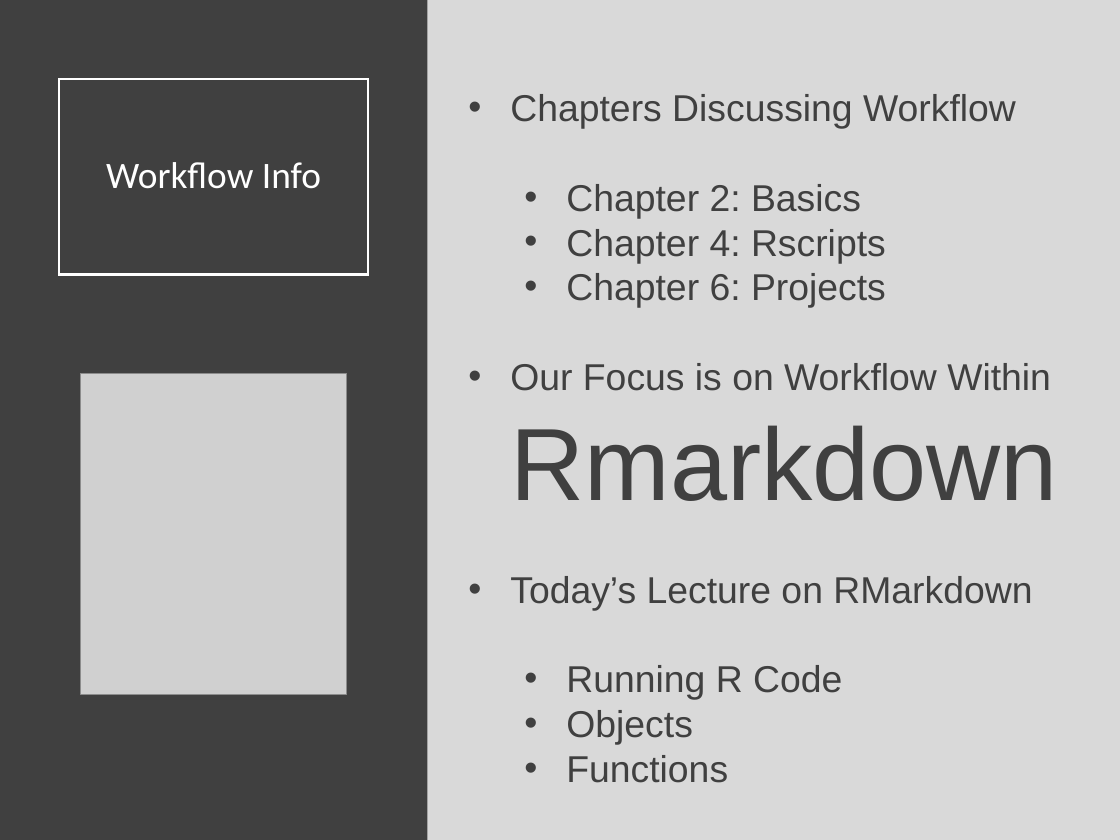
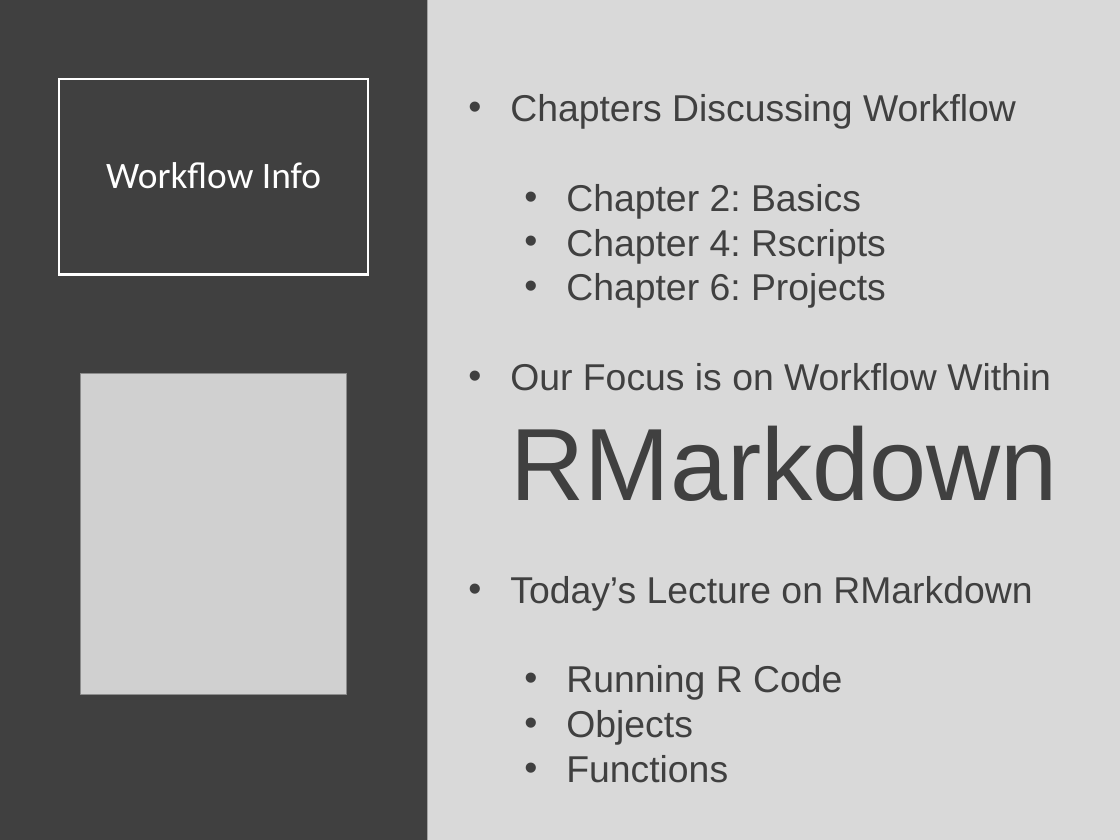
Before and after one commit to Yixf-Self/STOR320_WEBSITE, a slide deck: slide 2 of Lecture/Workflow/Workflow_Lecture.pptx. Drawn at 1120x840 pixels with LibreOffice and Linux fonts; fonts in the diff are those of the drawing; grey boxes stand for pictures. Boxes give left, top, right and bottom in pixels: in the first picture for what was removed or moved away, otherwise in the second. Text is boxed around its words. In the diff, an @@ line names an element or a change of style, - is before the commit and + after.

```diff
--- a/Lecture/Workflow/Workflow_Lecture.pptx
+++ b/Lecture/Workflow/Workflow_Lecture.pptx
@@ text at (x1=510, y1=363, x2=1058, y2=501): text changed @@
-• Our Focus is on Workflow Within Rmarkdown
+• Our Focus is on Workflow Within RMarkdown
```
Also in this commit, not shown: 1 slide added, 10 other files.
